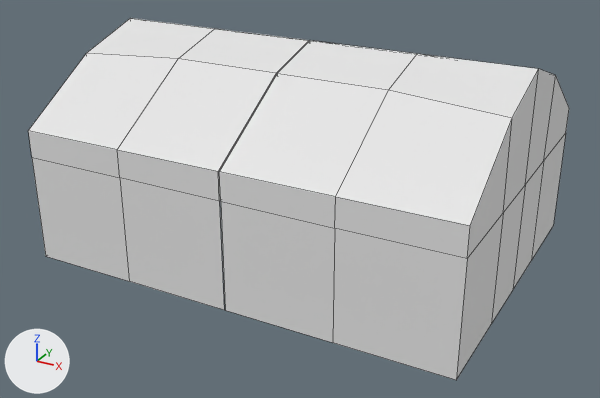
The Blender file Chest box_object .blend as it was, and as the next commit left it.
Camera for both pictures: a 50 mm lens placed at (3.69, -7.95, 6.13), pointed at (-0.52, -0.3, 2.31). The axes (+X, +Y, +Z) are drawn at lower left. The lights are the same throughout. The first picture is the older version. Mesh edges are drawn as thin lines.

Names of what the first picture shows: 'lid'.
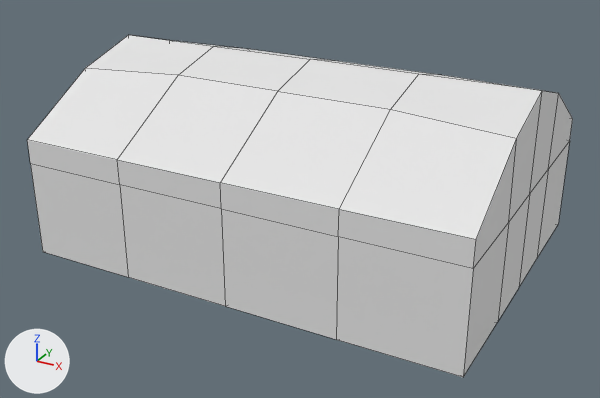
What the commit changed:
me_cube_001 is used by ob_lid; location (-0.538, -0.051, 1.336); scale (-2.47, 2.64, 1.38).
Verts and faces of me_cube_001; kept vertices keep their numbers, new ones are numbered from 26.
Before the commit, vertices of me_cube_001: 1 (0.0, -0.69, 1.12) at pixel (220, 201), 7 (0.0, 0.0, 1.12), 9 (0.0, -0.09, 1.12), 14 (0.0, -0.27, 1.84) at pixel (277, 73), 15 (0.0, -0.69, 1.34) at pixel (219, 171).
Before the commit, vertices of me_cube_001: 20 (0.0, 0.0, 1.99) at pixel (310, 40).
me_cube_001 had 26 vertices, 18 faces and spanned x -1.0..0.0, y -0.69..0.0, z 0.24..1.99.
me_cube_001 now has 29 vertices, 20 faces and spans x -1.0..0.0, y -0.69..0.0, z 0.14..1.99.
Part 1, on me_cube_001:
Vertices deleted: 7, 9 (with the faces that use them).
Other edits to the shape of me_cube_001 do not show in these pictures.
Object 'lid' (ob_lid) moves from (-0.538, -0.051, 1.336) to (-0.538, -0.041, 1.406).
Object 'lid' (ob_lid) is rescaled from (-2.47, 2.64, 1.38) to (2.53, 2.63, 1.24).

Pixel boxes (x1, y1, x2, y2) of what changed, in the pictures (600 x 398 px):
'lid', reshaped, moved, rescaled
    before: (28, 18, 569, 380)
    after: (27, 35, 573, 377)
part 1 of me_cube_001, deleted
    before: (218, 40, 310, 201)
